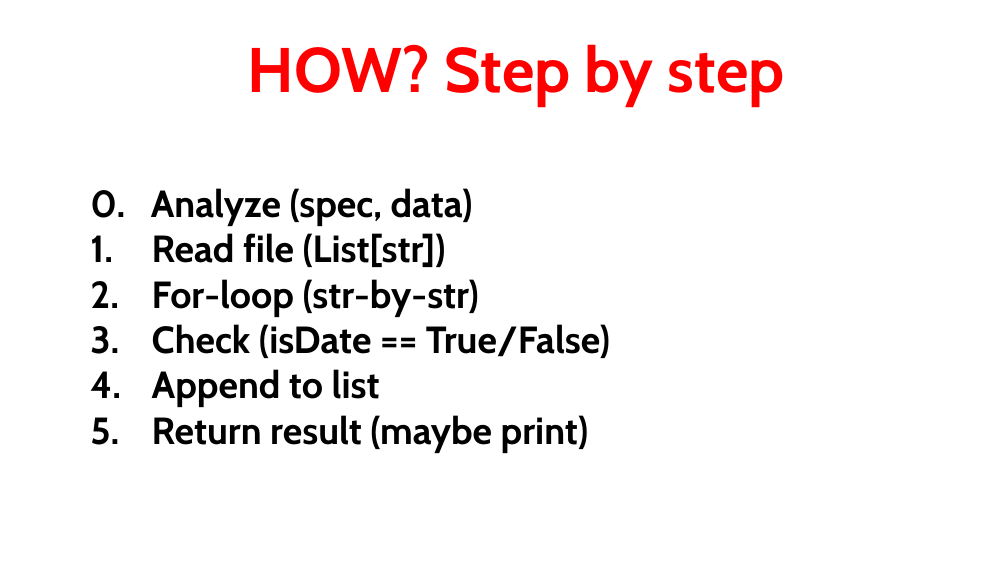
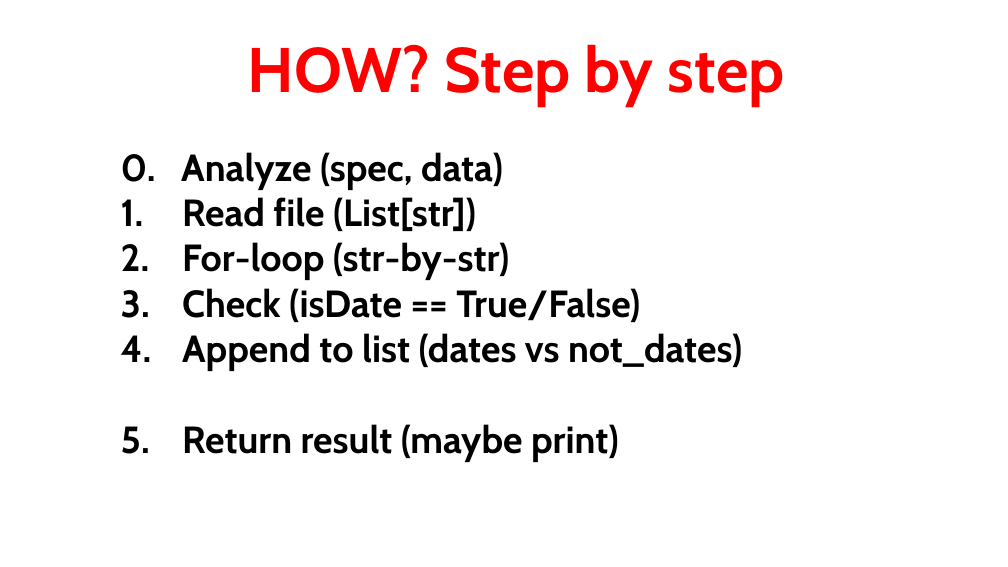
Before and after one commit to Chenct-jonathan/25ss_PyLab, a slide deck: slide 6 of slides/Python_Workshop_9.pptx. Drawn at 1008x567 pixels with LibreOffice and Linux fonts; fonts in the diff are those of the drawing. Boxes give left, top, right and bottom in pixels: in the first picture for what was removed or moved away, otherwise in the second. Text is boxed around its words. In the diff, an @@ line names an element or a change of style, - is before the commit and + after.

```diff
--- a/slides/Python_Workshop_9.pptx
+++ b/slides/Python_Workshop_9.pptx
@@ text "0. Analyze (spec, data)": place and size @@
-text "0. Analyze (spec, data)" at (90,188,610,453)
+text "0. Analyze (spec, data)" at (121,152,742,462)
@@ text at (182,333,742,371): text changed @@
-4. Append to list
+4. Append to list (dates vs not_dates)
```
Also in this commit, not shown: 1 other slide changed, 1 slide added, 1 slide removed, 2 other files.
